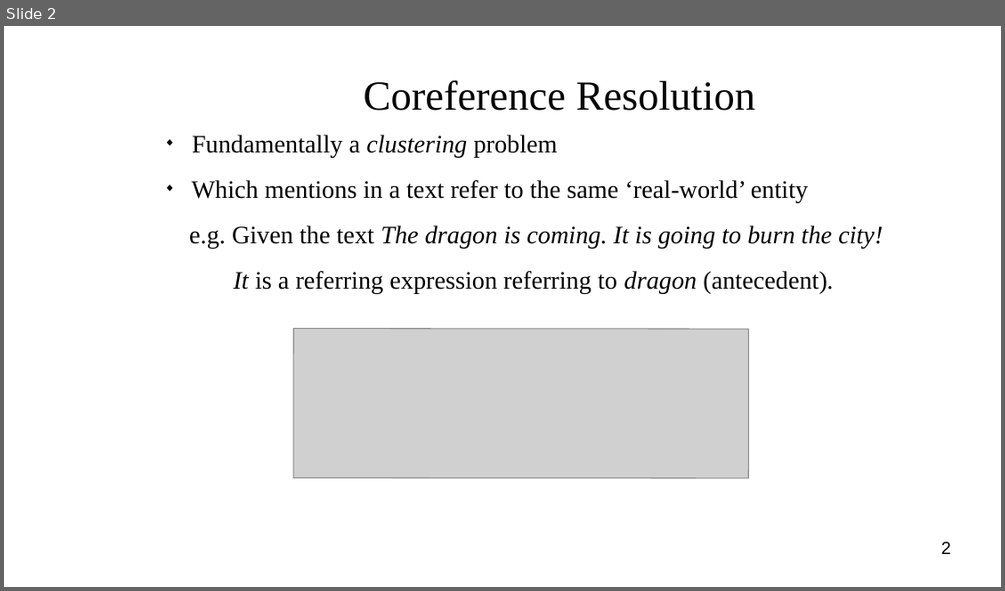
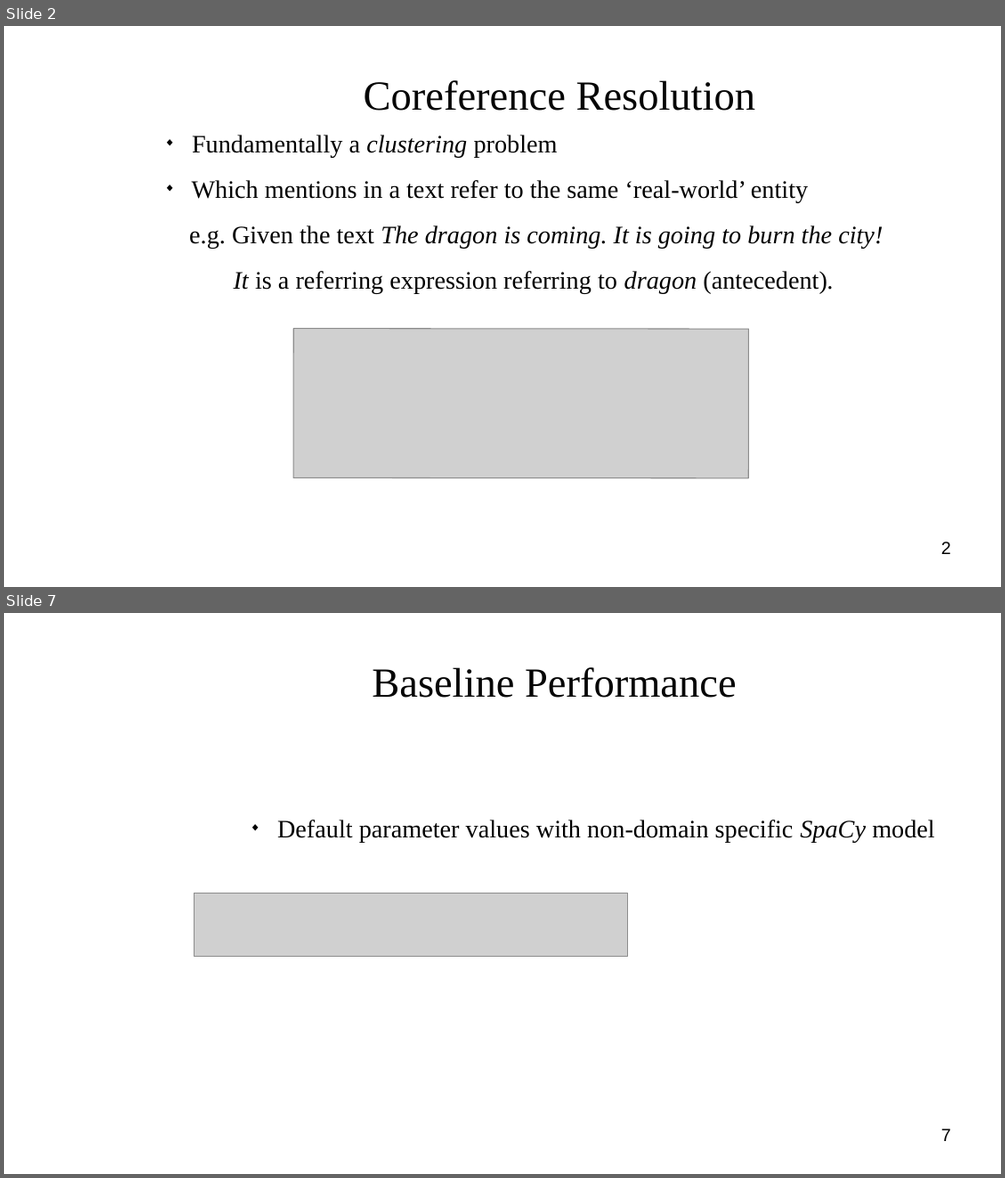
Before and after one commit to masonedmison/coref, a slide deck: documentation/presentation/cs710_presentation.odp. Shown one above the other, each under a label of ours: slide 2 before the commit, slides 2 and 7 after it; the slides between them are not shown. The pictures are 1005x591 and 1005x1178 pixels, drawn with LibreOffice and Linux fonts; fonts in the diff are those of the drawing; grey boxes stand for pictures; background and template pictures are left out. Boxes give left, top, right and bottom in pixels: in the first picture for what was removed or moved away, otherwise in the second. Text is boxed around its words. In the diff, an @@ line names an element or a change of style, - is before the commit and + after.

```diff
--- a/documentation/presentation/cs710_presentation.odp
+++ b/documentation/presentation/cs710_presentation.odp
@@ slide 7 added at (4,613,1001,1174), background picture (left out) @@
@@ title added at (372,667,736,698), 33 pt, text #050505 @@
+Baseline Performance
@@ subtitle added at (277,819,935,843), 20 pt, text #000000 @@
+◆ Default parameter values with non-domain specific SpaCy model
@@ picture added at (194,893,628,956) @@
@@ page number added at (941,1128,951,1141), 14 pt, text #000000 @@
+7
```
Also in this commit, not shown: 1 slide changed, 6 other slides added, 1 slide removed, 32 other files.
